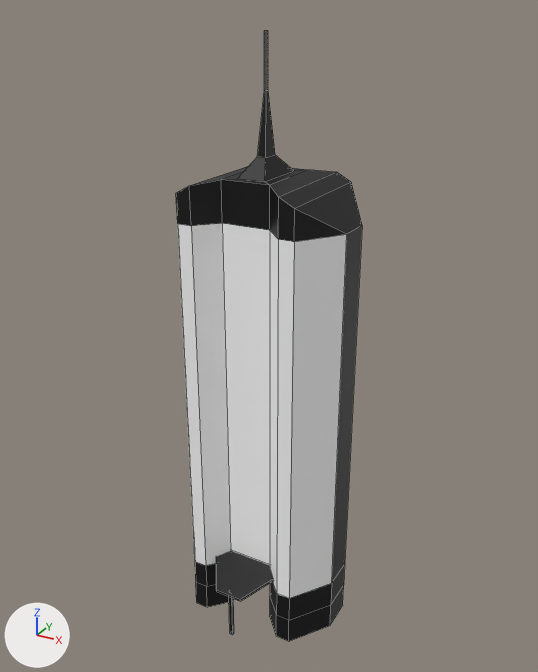
Two versions of the FBX model Assets/Models/Gustavo/Buildings/Buildings_1_10/B5.fbx, one commit apart.
Camera for both pictures: a 50 mm camera at (70.0, -126.2, 131.4) aimed at (0.6, -0.1, 68.3). The lights are fixed; the arrows at lower left show +X, +Y and +Z. Mesh edges are drawn as thin lines. Where no turn or scale is listed for an object, it has been applied to the vertices.

The older version as bpy lines, for what is in view:
```python
me_b5 = bpy.data.meshes.new('B5')
me_b5.from_pydata(...)  # 136 vertices, 117 faces; spans x -18.8..18.8, y -17.7..12.5, z -0.1..127.8
# faces by material slot: [99, 4, 14]
me_b5.materials.append(mat_base)  # black #000000
me_b5.materials.append(mat_details)  # white #ffffff
me_b5.materials.append(mat_windows5)  # white #ffffff
ob_b5 = bpy.data.objects.new('B5', me_b5)
ob_b5.location = (0.0, 0.0, 0.0)
```
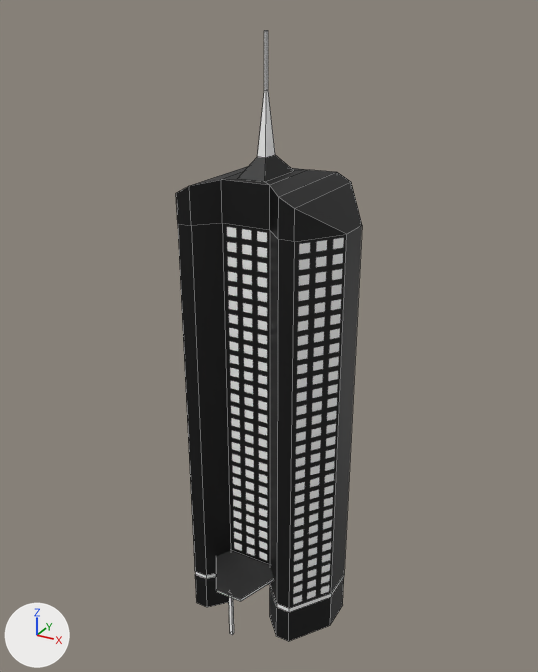
Scene script edits in JSON lines:
```json
{"op": "add", "block": "img_window_jpg", "code": ["img_window_jpg = load_image('Window.jpg', '../../../../Textures/Window.jpg', 32, 32, 'sRGB')"]}
{"op": "add", "block": "mat_windows", "code": ["mat_windows = principled_material('Windows')", "mat_windows.texture = img_window_jpg"]}
{"block": "me_b5", "where": "me_b5.from_pydata(...)  # 136 vertices, 117 faces; spans x -18.8..18.8, y -17.7..12.5, z -0.1..127.8"}
{"block": "me_b5", "where": "# used by ob_b5; location = (0.0, 0.0, 0.0)"}
{"op": "remove", "block": "me_b5", "code": "me_b5.materials.append(mat_windows5)  # white #ffffff"}
{"block": "me_b5", "change": "me_b5 part 1: 36 of the vertices in x -18.8..18.8, y -12.5..12.5, z 6.3..12.6 are scaled about their middle by (1, 1, 0.167), then moved by (0.0, 0.0, -0.3)"}
{"block": "me_b5", "change": "me_b5 part 2: 28 of the faces centred in x -18.8..18.8, y -17.6..12.5, z 6.1..13.6 switch from mat_base (black #000000) to mat_details (white #ffffff)"}
{"block": "me_b5", "change": "me_b5 part 3: 8 of the faces centred in x -0.5..0.5, y -1.1..1.1, z 111.7..122.7 switch from mat_base (black #000000) to mat_details (white #ffffff)"}
{"block": "me_b5", "change": "me_b5 part 4: texture (UV) coordinates of 10 of 117 faces, centred in x -15.6..15.6, y -17.6..8.1, z 12.0..53.2, changed; they spanned u 0.0..0.91, v 0.13..0.94 and now span u -8.08..20.0, v -1.0..2.12"}
{"op": "add", "block": "me_b5", "code": "me_b5.materials.append(mat_windows)  # picture img_window_jpg"}
```

Location of each change, (x1, y1, x2, y2) in pixels of the pictures (538 x 672 px; the box of a moved part takes in the faces that stretch with it):
```json
{"object": "B5", "change": "reshaped, recoloured, surface changed", "before": [176, 30, 362, 642], "after": [176, 30, 362, 642], "on screen": "grey to black"}
{"part": 1, "of": "me_b5", "change": "moved or reshaped", "before": [178, 223, 350, 623], "after": [178, 223, 350, 623]}
{"part": 2, "of": "me_b5", "change": "recoloured", "before": [229, 597, 234, 635], "after": [229, 597, 234, 635]}
{"part": 3, "of": "me_b5", "change": "recoloured", "before": [257, 30, 275, 158], "after": [257, 30, 275, 158], "on screen": "grey to white"}
{"part": 4, "of": "me_b5", "change": "surface changed", "before": [217, 579, 274, 601], "after": [217, 579, 274, 601]}
```
